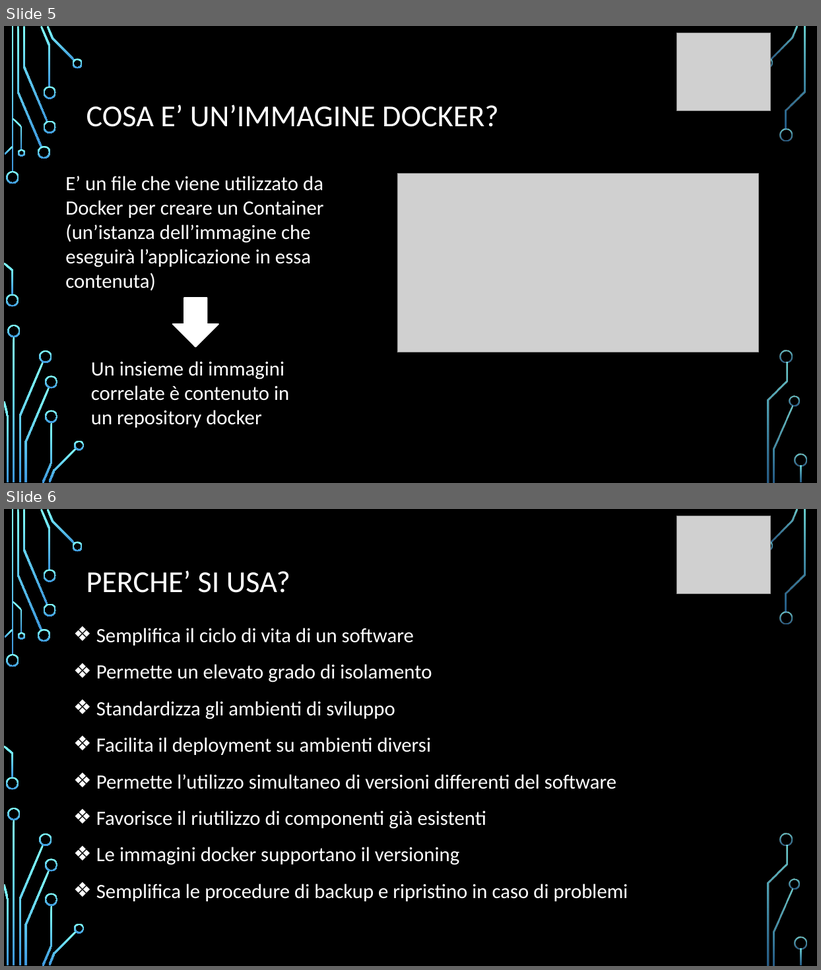
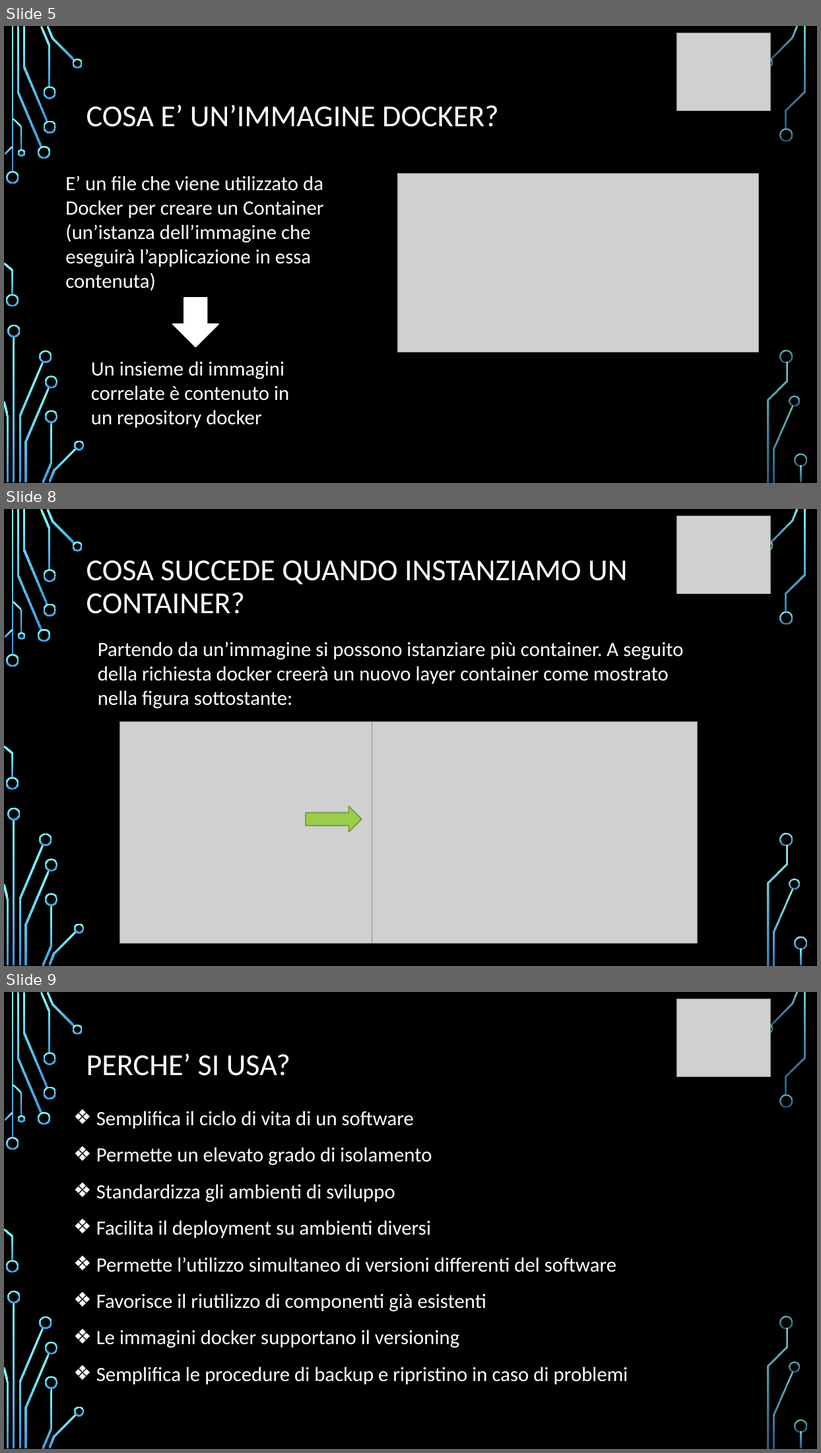
Before and after one commit to angelitadoria/Documenti-stage, a slide deck: prsentazione_DOCKER.pptx. Shown one above the other, each under a label of ours: slides 5 and 6 before the commit, slides 5, 8 and 9 after it; the slides between them are not shown. The pictures are 821x970 and 821x1453 pixels, drawn with LibreOffice and Linux fonts; fonts in the diff are those of the drawing; grey boxes stand for pictures; background and template pictures are left out. Boxes give left, top, right and bottom in pixels: in the first picture for what was removed or moved away, otherwise in the second. Text is boxed around its words. In the diff, an @@ line names an element or a change of style, - is before the commit and + after.

```diff
--- a/prsentazione_DOCKER.pptx
+++ b/prsentazione_DOCKER.pptx
@@ slide 8 added at [4, 509, 817, 966], background picture (left out); not listed: 36 template elements that a slide beside it also shows @@
@@ picture added at [677, 516, 772, 593] @@
@@ title added at [86, 560, 627, 614], 36 pt, text #FFFFFF @@
+COSA SUCCEDE QUANDO INSTANZIAMO UN CONTAINER?
@@ text added at [98, 642, 683, 709], 24 pt, text #FFFFFF @@
+Partendo da un’immagine si possono istanziare più container. A seguito della richiesta docker creerà un nuovo layer container come mostrato nella figura sottostante:
@@ picture added at [120, 722, 375, 943] @@
@@ picture added at [372, 722, 697, 943] @@
@@ right arrow added at [306, 807, 362, 832], fill #9ACD4C, outline #729838 1.25 pt @@
@@ group added at [4, 509, 807, 966]: 33 freeform shapes, 3 rectangles @@
@@ what was slide 6 is now slide 9 @@
```
Also in this commit, not shown: 3 slides changed, 3 other slides added, 1 slide removed.
